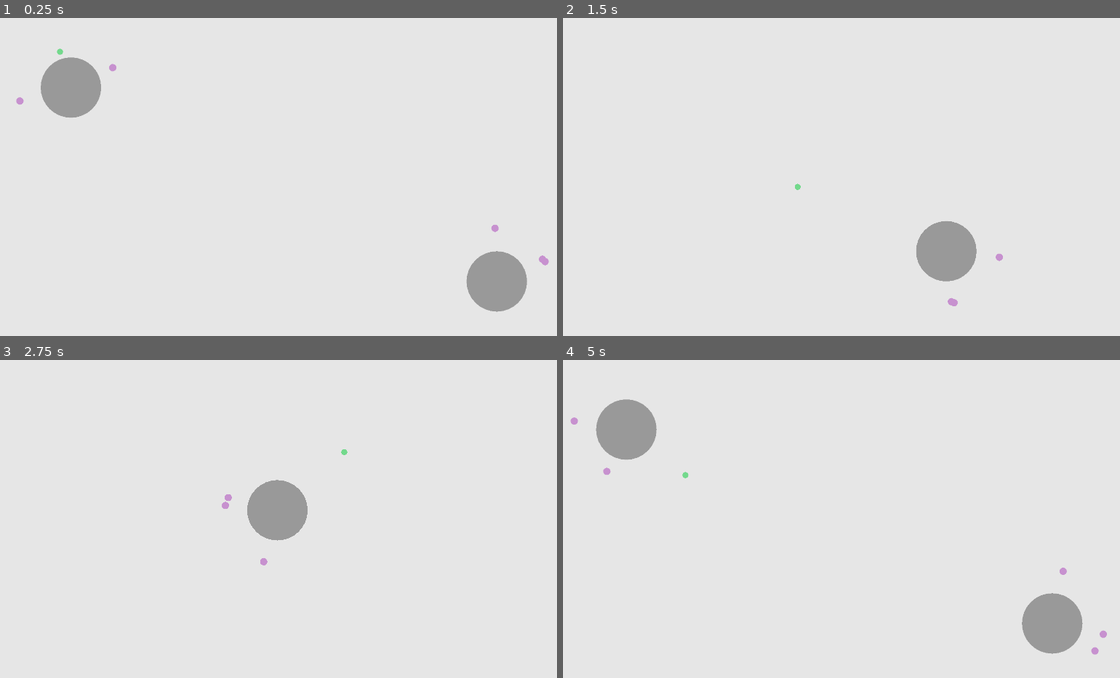
Above: before the commit, frames 1-4 (two rows, left to right).
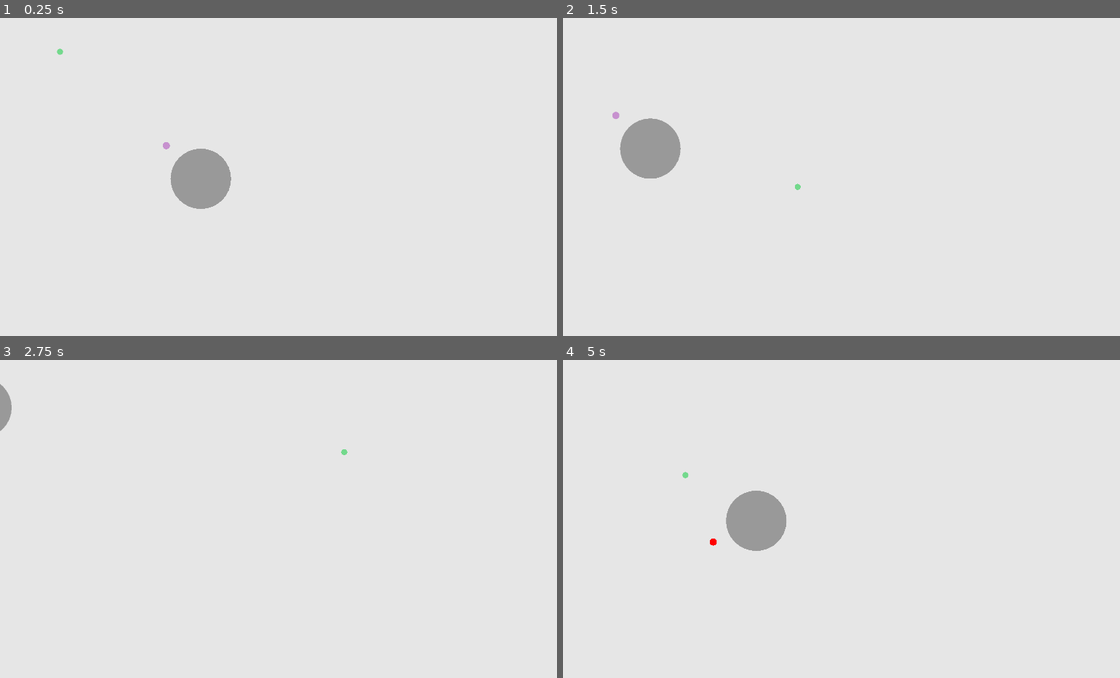
Above: after the commit, the same moments.

Repository: JRileyH/blips
Game: Godot game, scene res://Game.tscn
Two runs of this game, one before a commit and one after it. Both use one fixed random seed, a clock stepped at 60 frames per second and the inputs below.
Inputs (mouse positions are in pixels of both pictures, inside the frame that each line leads up to):
- Up to frame 1 (0.25 s): no input
- Up to frame 2 (1.5 s): move the mouse to (980, 164) at 0.52 s; hold D (move_right) 0.53-1.28 s; move the mouse to (735, 196) at 1.27 s; hold S (move_down) from 1.28 s (still down)
- Up to frame 3 (2.75 s): move the mouse to (350, 452) at 2.02 s; release S (move_down) at 2.03 s; hold D (move_right) from 2.03 s (still down)
- Up to frame 4 (5 s): move the mouse to (824, 588) at 2.77 s; release D (move_right) at 2.78 s; hold W (move_up) 2.78-3.53 s; move the mouse to (1025, 573) at 3.52 s; hold A (move_left) from 3.53 s (still down); move the mouse to (679, 474) at 4.27 s

The runs differ from the first frame. In frame 1, 5.0% of the frame differs, in the area x 2-99%, y 12-93%; in frame 2, 3.3%; in frame 3, 1.9%; in frame 4, 5.0%, in the area x 1-98%, y 12-93%.

Commit message:
trying attach detach

Diff:
--- a/Game.gd
+++ b/Game.gd
@@ -1,4 +1,21 @@
 extends Node
 
+var timer: float = 0.0
+onready var planet: Planet = get_node("Planet")
+onready var blip: Blip = get_node("Planet/Blip")
+
+
 func _ready():
-	Input.set_mouse_mode(Input.MOUSE_MODE_HIDDEN)
+	# Input.set_mouse_mode(Input.MOUSE_MODE_HIDDEN)
+	# blip.attach(planet)
+	blip.angular_velocity = 0.63
+	pass
+
+func _process(delta):
+	timer += delta
+	if timer > 2:
+		timer = 0.0
+		if not blip.target:
+			blip.attach(planet)
+		else:
+			blip.detach()
--- a/Game.tscn
+++ b/Game.tscn
@@ -9,20 +9,10 @@
 script = ExtResource( 1 )
 
 [node name="Planet" parent="." instance=ExtResource( 2 )]
-position = Vector2( 1644.7, 872.763 )
+position = Vector2( 666.7, 532.763 )
 
 [node name="Blip" parent="Planet" instance=ExtResource( 4 )]
-
-[node name="Blip2" parent="Planet" instance=ExtResource( 4 )]
-
-[node name="Blip3" parent="Planet" instance=ExtResource( 4 )]
-
-[node name="Planet2" parent="." instance=ExtResource( 2 )]
-position = Vector2( 237.376, 230.423 )
-
-[node name="Blip" parent="Planet2" instance=ExtResource( 4 )]
-
-[node name="Blip2" parent="Planet2" instance=ExtResource( 4 )]
+position = Vector2( -114, -110 )
 
 [node name="Inspector" parent="." instance=ExtResource( 3 )]
 position = Vector2( 963, 540 )
--- a/Inspectables/Blip.gd
+++ b/Inspectables/Blip.gd
@@ -1,25 +1,50 @@
 extends Node2D
 class_name Blip
 
-var distance_range = [120, 220]
-var velocity_range = [0.5, 2.5]
-var velocity = 1
+var target: Inspectable = null
+var angular_velocity: float = 0.0
+var linear_velocity: Vector2 = Vector2.ZERO
 
-func set_distance(val: float) -> void:
-	$Sprite.position.y = val
 
-func get_distance() -> float:
-	return $Sprite.position.y
+func attach(trg: Inspectable):
+	if target:
+		return
+	$BlipBody.color = Color(0, 1, 0)
+	print("Attach")
+	target = trg
+	var angle = global_position.angle_to_point(target.global_position)
+	var distance = global_position.distance_to(target.global_position)
+	global_position = target.global_position
+	$BlipBody.position.x = distance
+	rotation = angle
+	print(angle)
+	# convert linear_velocity into angular_velocity
 
-func set_velocity():
-	var i = (get_distance()-distance_range[0])/(distance_range[1]-distance_range[0])
-	velocity = lerp(velocity_range[1], velocity_range[0], i)
+func detach():
+	if not target:
+		return
+	$BlipBody.color = Color(1, 0, 0)
+	print("Detach")
+	var angle = rotation
+	var distance = $BlipBody.position.x
+	rotation = 0
+	$BlipBody.position.x = 0
+	global_position = target.global_position + Vector2(
+		distance * sin(angle),
+		distance * cos(angle)
+	)
+	print(angle)
+	# convert angular_velocity into linear_velocity
+	target = null
 
 func _ready():
-	randomize()
-	rotation = rand_range(0.0, 2.0*PI)
-	set_distance(rand_range(distance_range[0], distance_range[1]))
-	set_velocity()
+	pass
 
 func _process(delta):
-	rotation += velocity * delta
+	if target:
+		rotation += (angular_velocity * delta)
+	else:
+		pass
+
+func _draw():
+	draw_circle(Vector2.ZERO, 2, Color(0, 0, 1))
--- a/Inspectables/Blip.tscn
+++ b/Inspectables/Blip.tscn
@@ -1,12 +1,18 @@
-[gd_scene load_steps=3 format=2]
+[gd_scene load_steps=4 format=2]
 
 [ext_resource path="res://Inspectables/Inspectable.gd" type="Script" id=1]
 [ext_resource path="res://Inspectables/Blip.gd" type="Script" id=2]
 
+[sub_resource type="CircleShape2D" id=1]
+radius = 12.0
+
 [node name="Blip" type="Node2D"]
 script = ExtResource( 2 )
 
-[node name="Sprite" type="Node2D" parent="."]
+[node name="BlipBody" type="Area2D" parent="."]
 script = ExtResource( 1 )
 radius = 12.0
 color = Color( 0.780392, 0.568627, 0.811765, 1 )
+
+[node name="CollisionShape2D" type="CollisionShape2D" parent="BlipBody"]
+shape = SubResource( 1 )
--- /dev/null
+++ b/Inspectables/Planet.gd
@@ -0,0 +1,2 @@
+extends Inspectable
+class_name Planet
--- a/Inspectables/Planet.tscn
+++ b/Inspectables/Planet.tscn
@@ -1,6 +1,6 @@
 [gd_scene load_steps=3 format=2]
 
-[ext_resource path="res://Inspectables/Inspectable.gd" type="Script" id=1]
+[ext_resource path="res://Inspectables/Planet.gd" type="Script" id=1]
 
 [sub_resource type="CircleShape2D" id=1]
 radius = 100.0
--- a/project.godot
+++ b/project.godot
@@ -18,10 +18,16 @@
 "class": "Inspectable",
 "language": "GDScript",
 "path": "res://Inspectables/Inspectable.gd"
+}, {
+"base": "Inspectable",
+"class": "Planet",
+"language": "GDScript",
+"path": "res://Inspectables/Planet.gd"
 } ]
 _global_script_class_icons={
 "Blip": "",
-"Inspectable": ""
+"Inspectable": "",
+"Planet": ""
 }
 
 [application]
